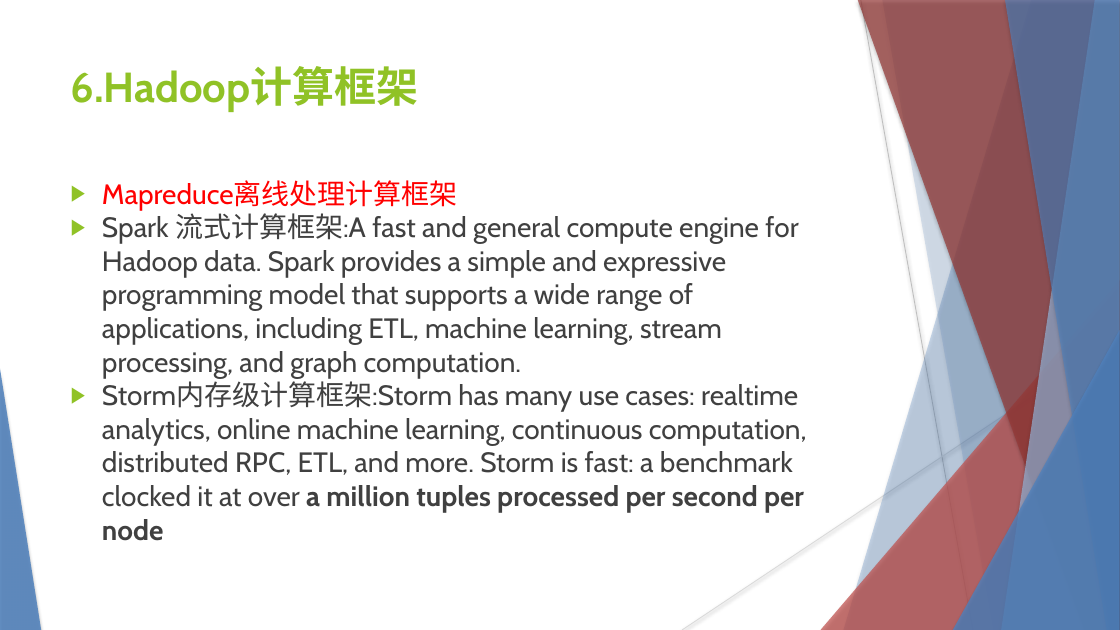
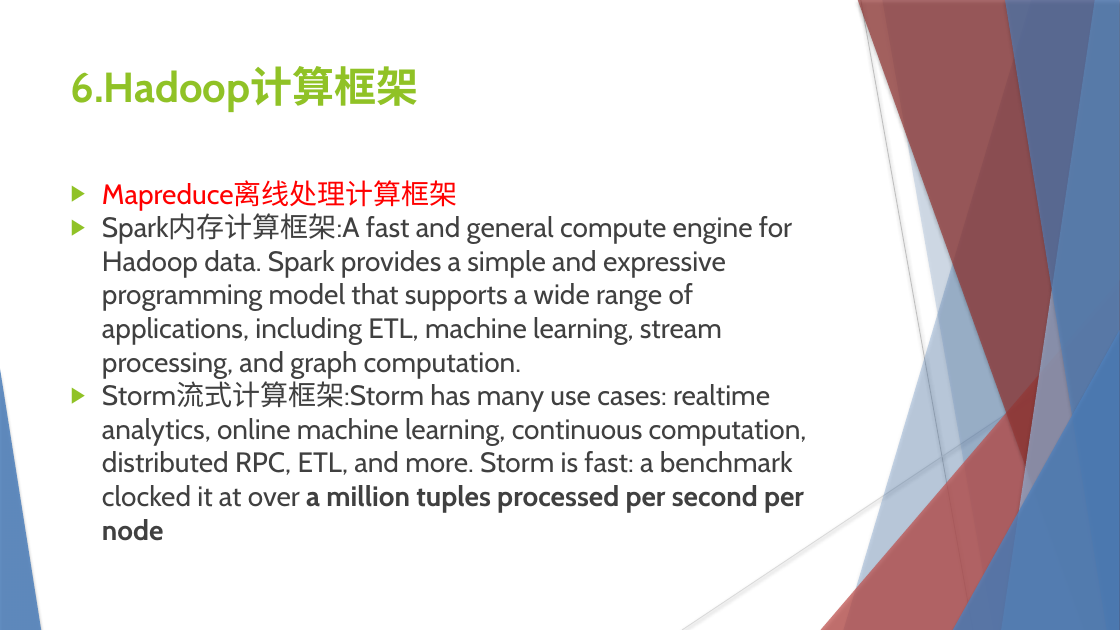
Before and after one commit to YunKillerE/learning-record, a slide deck: slide 38 of HADOOP.pptx. Drawn at 1120x630 pixels with LibreOffice and Linux fonts; fonts in the diff are those of the drawing. Boxes give left, top, right and bottom in pixels: in the first picture for what was removed or moved away, otherwise in the second. Text is boxed around its words. In the diff, an @@ line names an element or a change of style, - is before the commit and + after.

Commit message:
add flume/kafka/ganglia ppt and correct the hadoop.ppt error

```diff
--- a/HADOOP.pptx
+++ b/HADOOP.pptx
@@ text at <box>102,214,807,541</box>: text changed @@
-▶ Spark 流式计算框架:A fast and general compute engine for Hadoop data. Spark provides a simple and expressive programming model that supports a wide range of applications, including ETL, machine learning, stream processing, and graph computation.
-▶ Storm内存级计算框架:Storm has many use cases: realtime analytics, online machine learning, continuous computation, distributed RPC, ETL, and more. Storm is fast: a benchmark clocked it at over a million tuples processed per second per node
+▶ Spark内存计算框架:A fast and general compute engine for Hadoop data. Spark provides a simple and expressive programming model that supports a wide range of applications, including ETL, machine learning, stream processing, and graph computation.
+▶ Storm流式计算框架:Storm has many use cases: realtime analytics, online machine learning, continuous computation, distributed RPC, ETL, and more. Storm is fast: a benchmark clocked it at over a million tuples processed per second per node
```
Also in this commit, not shown: 2 other slides changed, 1 other file.
